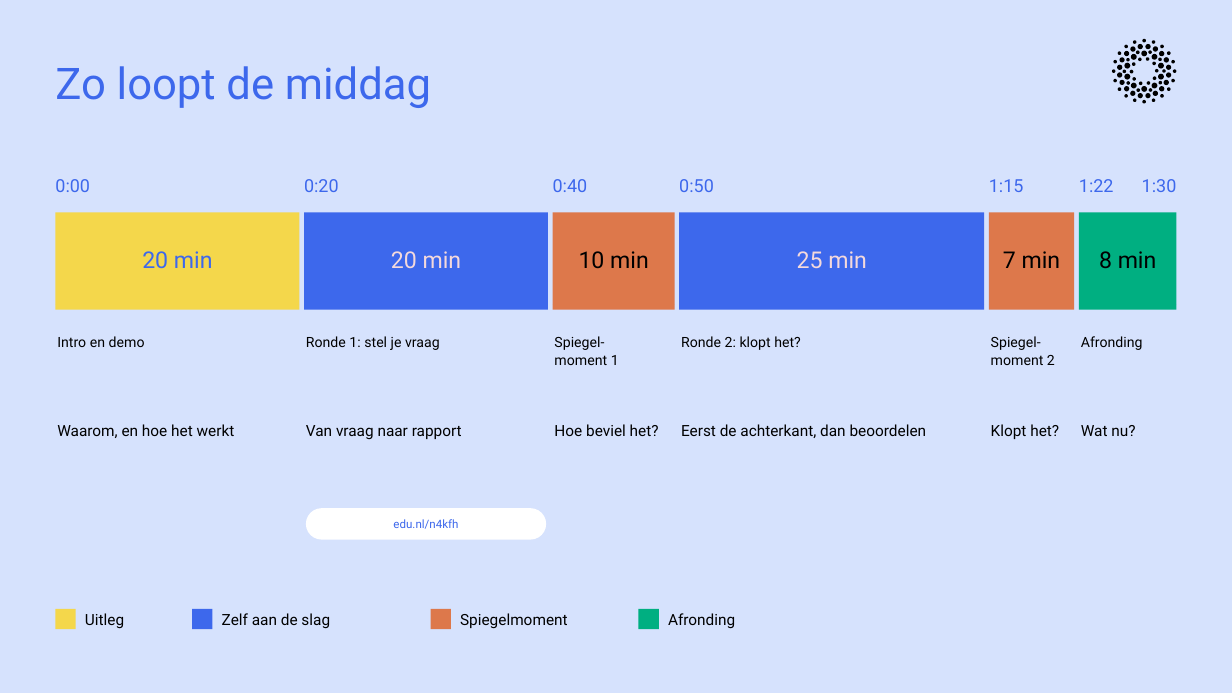
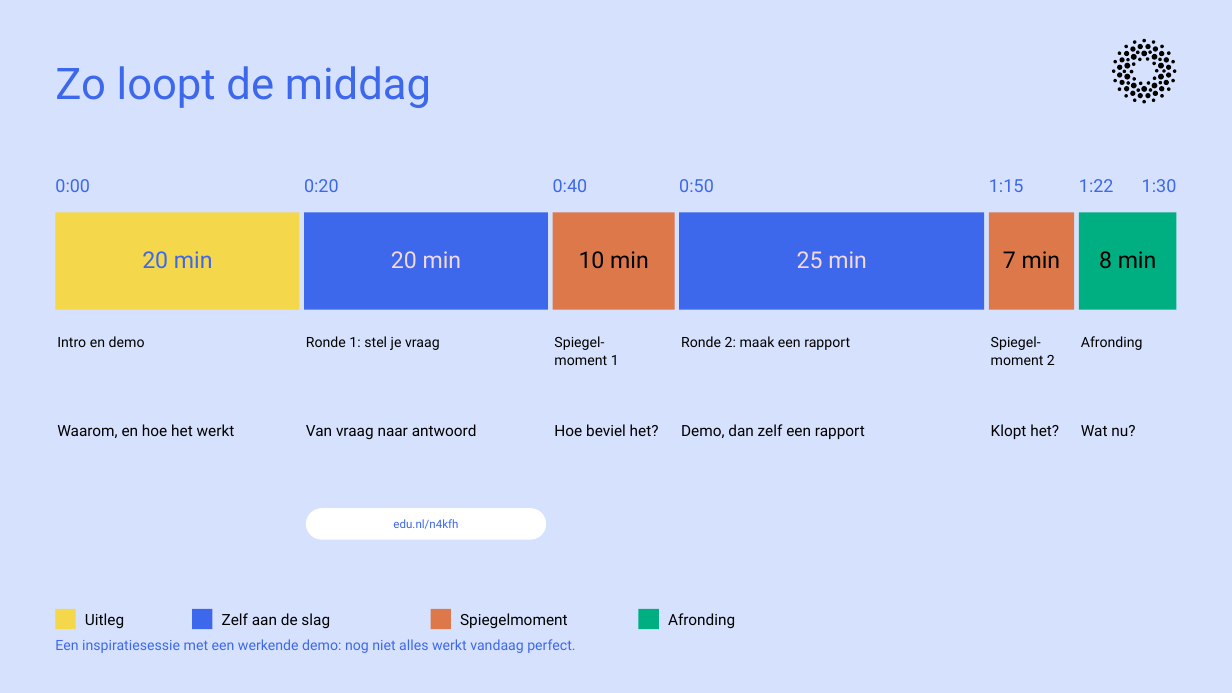
Before and after one commit to cedanl/clidev-presentaties, a slide deck: slide 4 of exports/261029_dair_onderwijsdata/261029_dair_onderwijsdata.pptx (slide 3 before the commit). Drawn at 1232x693 pixels with LibreOffice and Linux fonts; fonts in the diff are those of the drawing. Boxes give left, top, right and bottom in pixels: in the first picture for what was removed or moved away, otherwise in the second. Text is boxed around its words. In the diff, an @@ line names an element or a change of style, - is before the commit and + after.

```diff
--- a/exports/261029_dair_onderwijsdata/261029_dair_onderwijsdata.pptx
+++ b/exports/261029_dair_onderwijsdata/261029_dair_onderwijsdata.pptx
@@ text at (681, 336, 850, 350): text changed @@
-Ronde 2: klopt het?
+Ronde 2: maak een rapport
@@ text at (306, 424, 477, 439): text changed @@
-Van vraag naar rapport
+Van vraag naar antwoord
@@ text at (681, 424, 865, 439): text changed @@
-Eerst de achterkant, dan beoordelen
+Demo, dan zelf een rapport
@@ text added at (55, 639, 575, 653), 11 pt, text #3D68EC @@
+Een inspiratiesessie met een werkende demo: nog niet alles werkt vandaag perfect.
```
Also in this commit, not shown: 15 other slides changed, 4 slides added, 4 slides removed, 2 other files.
